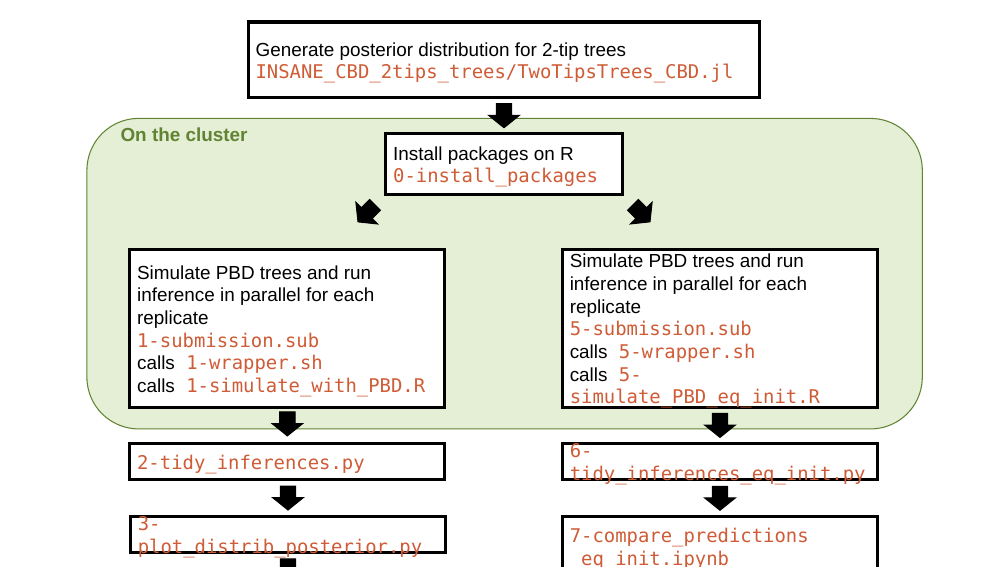
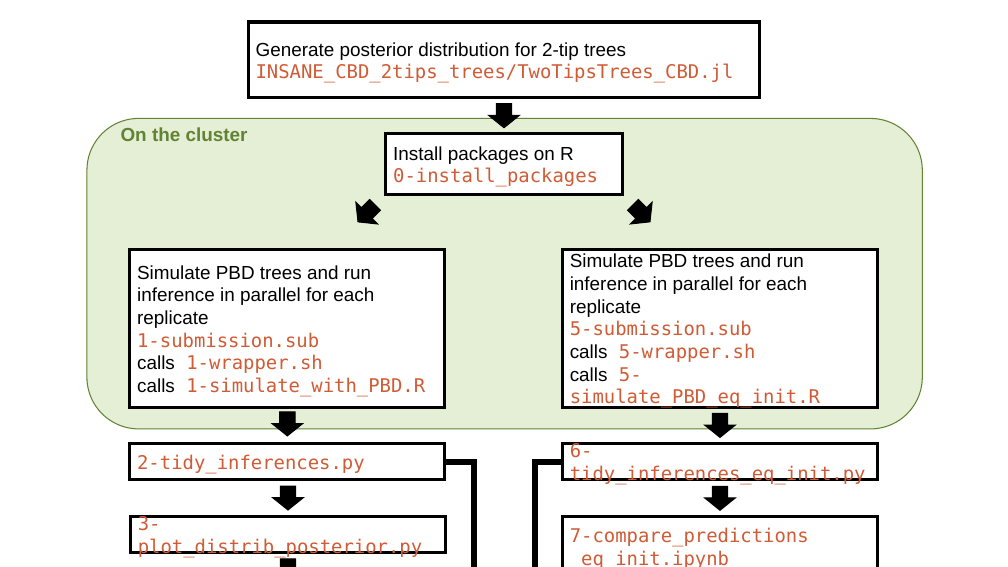
Before and after one commit to pierre-veron/PBD_analog, a slide deck: slide 1 of PBD_bayesian_fit_CBD/pipeline.pptx. Drawn at 1008x567 pixels with LibreOffice and Linux fonts; fonts in the diff are those of the drawing; background and template pictures are left out. Boxes give left, top, right and bottom in pixels: in the first picture for what was removed or moved away, otherwise in the second. Text is boxed around its words. In the diff, an @@ line names an element or a change of style, - is before the commit and + after.

```diff
--- a/PBD_bayesian_fit_CBD/pipeline.pptx
+++ b/PBD_bayesian_fit_CBD/pipeline.pptx
@@ elbow arrow added from (445, 462) to (474, 567), #000000 6 pt @@
@@ elbow arrow added from (563, 462) to (535, 567), #000000 6 pt @@
```
Also in this commit, not shown: 1 other file.
